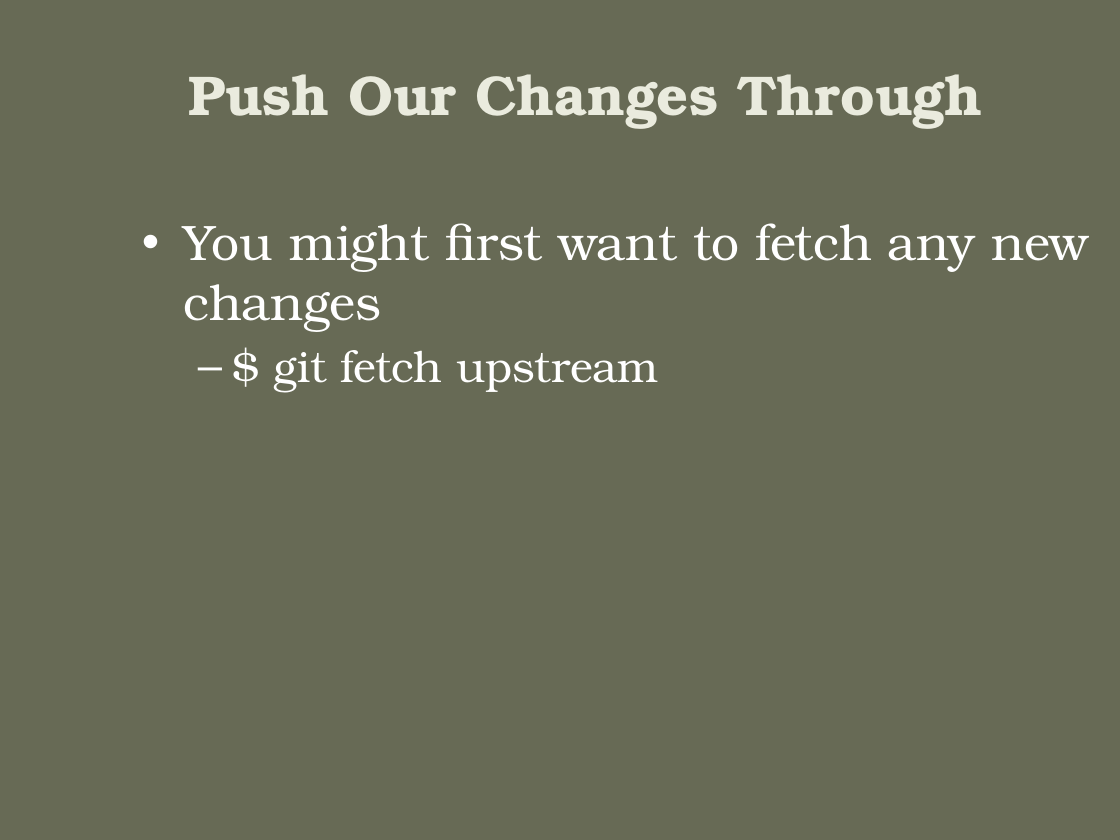
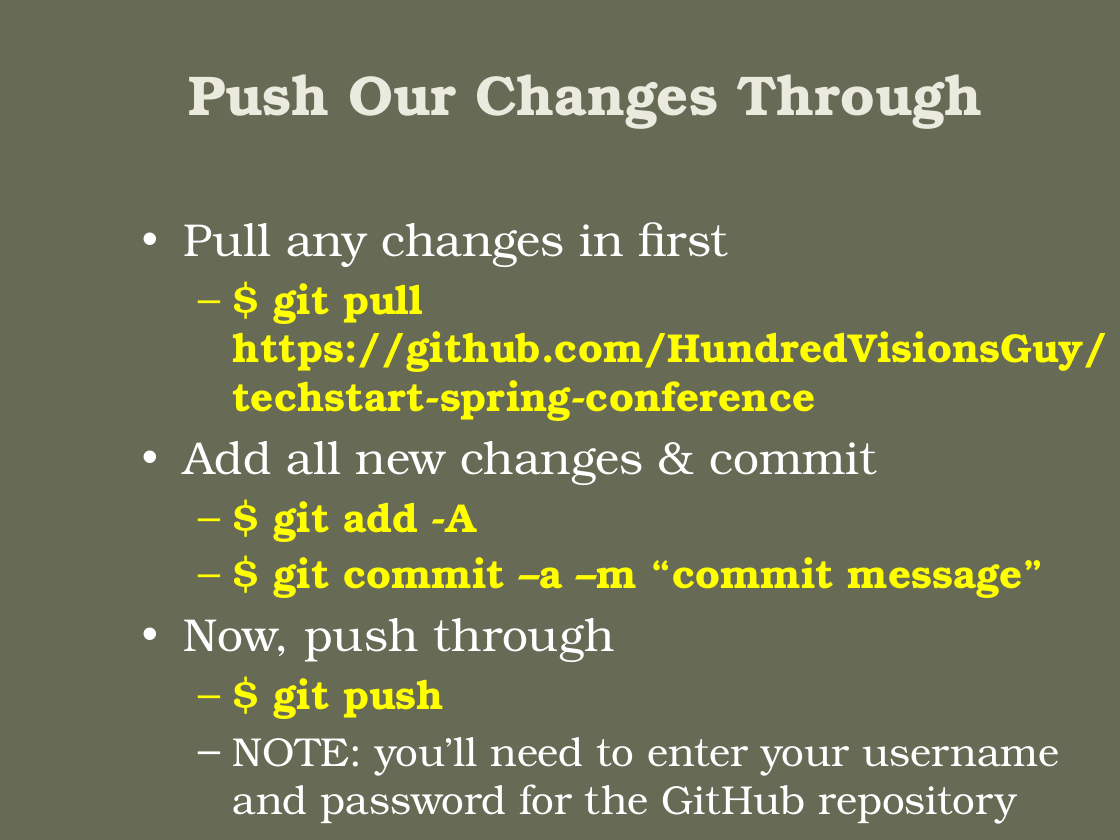
Before and after one commit to HundredVisionsGuy/techstart-spring-conference, a slide deck: slide 28 of Resources/Version Control Presentation.pptx. Drawn at 1120x840 pixels with LibreOffice and Linux fonts; fonts in the diff are those of the drawing; background and template pictures are left out. Boxes give left, top, right and bottom in pixels: in the first picture for what was removed or moved away, otherwise in the second. Text is boxed around its words. In the diff, an @@ line names an element or a change of style, - is before the commit and + after.

```diff
--- a/Resources/Version Control Presentation.pptx
+++ b/Resources/Version Control Presentation.pptx
@@ text at bbox=[184, 222, 1108, 824]: text changed; size 32 to 25.9 pt @@
-• You might first want to fetch any new changes
-  – $ git fetch upstream
+• Pull any changes in first
+  – $ git pull https://github.com/HundredVisionsGuy/techstart-spring-conference
+• Add all new changes & commit
+  – $ git add -A
+  – $ git commit –a –m “commit message”
+• Now, push through
+  – $ git push
+  – NOTE: you’ll need to enter your username and password for the GitHub repository
```
Also in this commit, not shown: 3 other slides changed, 2 slides added.
